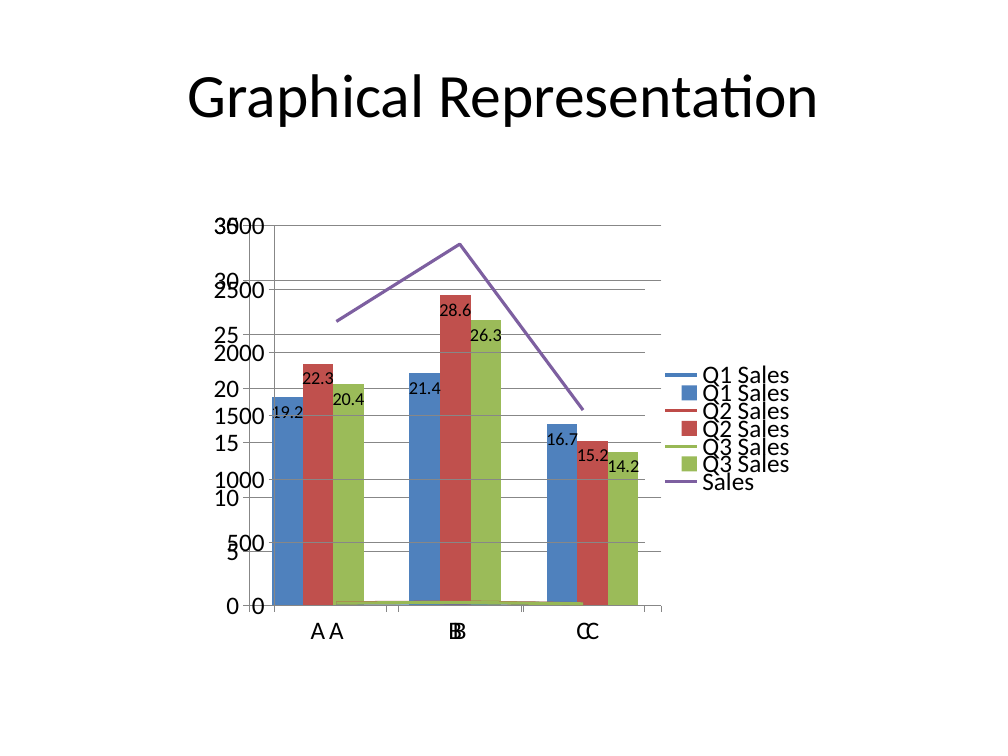
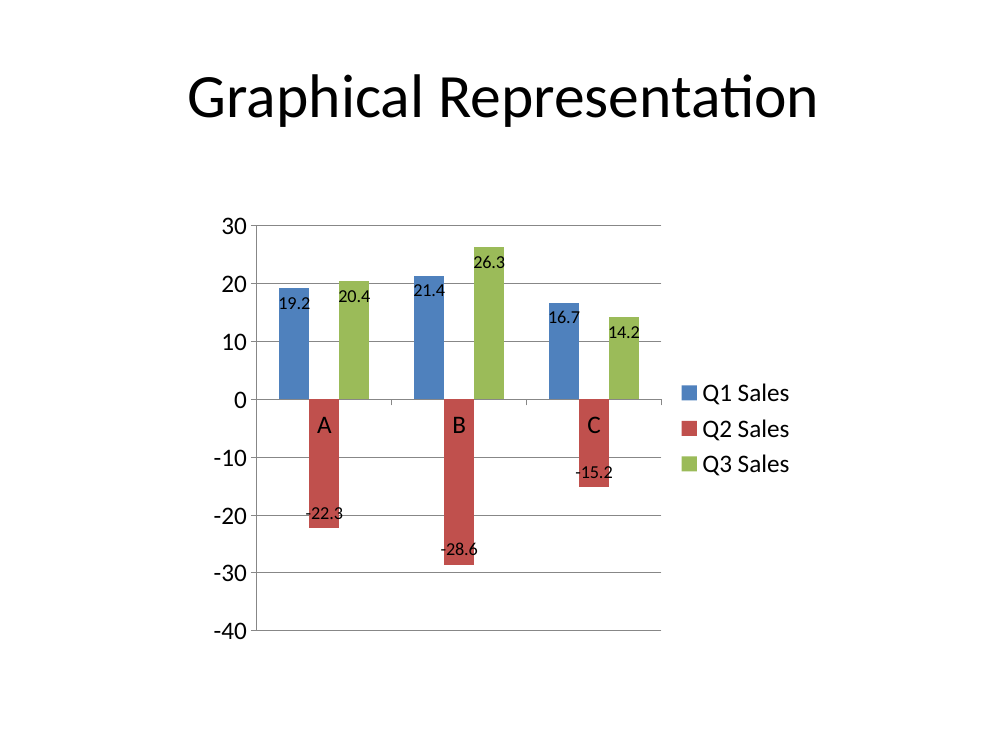
Before and after one commit to Abhinavk1243/python-learning, a slide deck: slide 6 of scripts/ppt_generation/test.pptx (slide 1 before the commit). Drawn at 1008x756 pixels with LibreOffice and Linux fonts; fonts in the diff are those of the drawing. Boxes give left, top, right and bottom in pixels: in the first picture for what was removed or moved away, otherwise in the second. Text is boxed around its words. In the diff, an @@ line names an element or a change of style, - is before the commit and + after.

```diff
--- a/scripts/ppt_generation/test.pptx
+++ b/scripts/ppt_generation/test.pptx
@@ column chart at (202,202,806,655) @@
@@ Q2 Sales, A: 22.3 to -22.3 @@
@@ Q2 Sales, B: 28.6 to -28.6 @@
@@ Q2 Sales, C: 15.2 to -15.2 @@
@@ line chart removed at (202,202,806,655) @@
-categories: A, B, C
-Q1 Sales: 20, 20, 20
-Q2 Sales: 20, 30, 20
-Q3 Sales: 20, 30, 10
-Sales: 2240, 2860, 1540
```
Also in this commit, not shown: 6 slides added, 17 other files.
